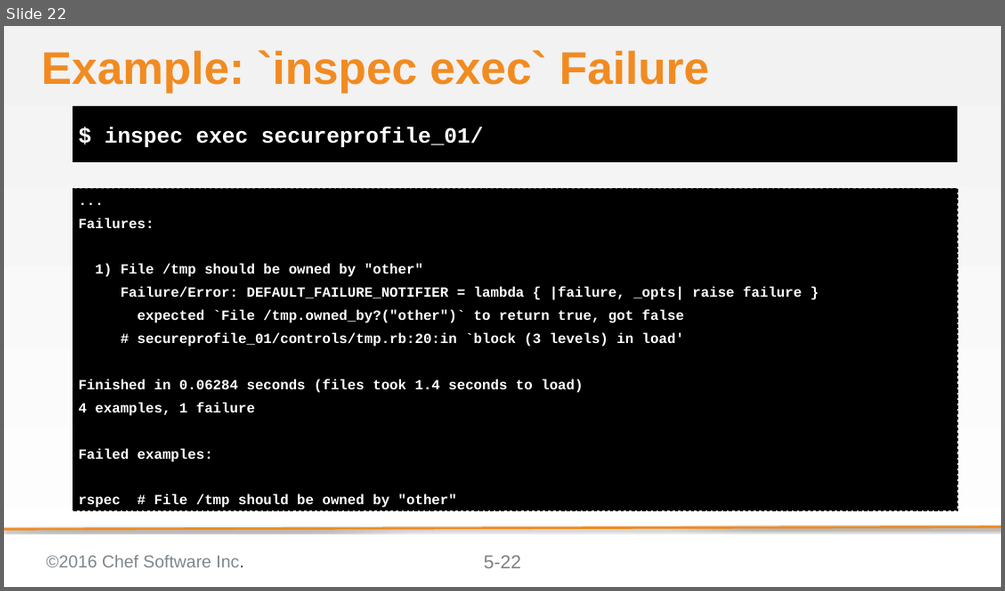
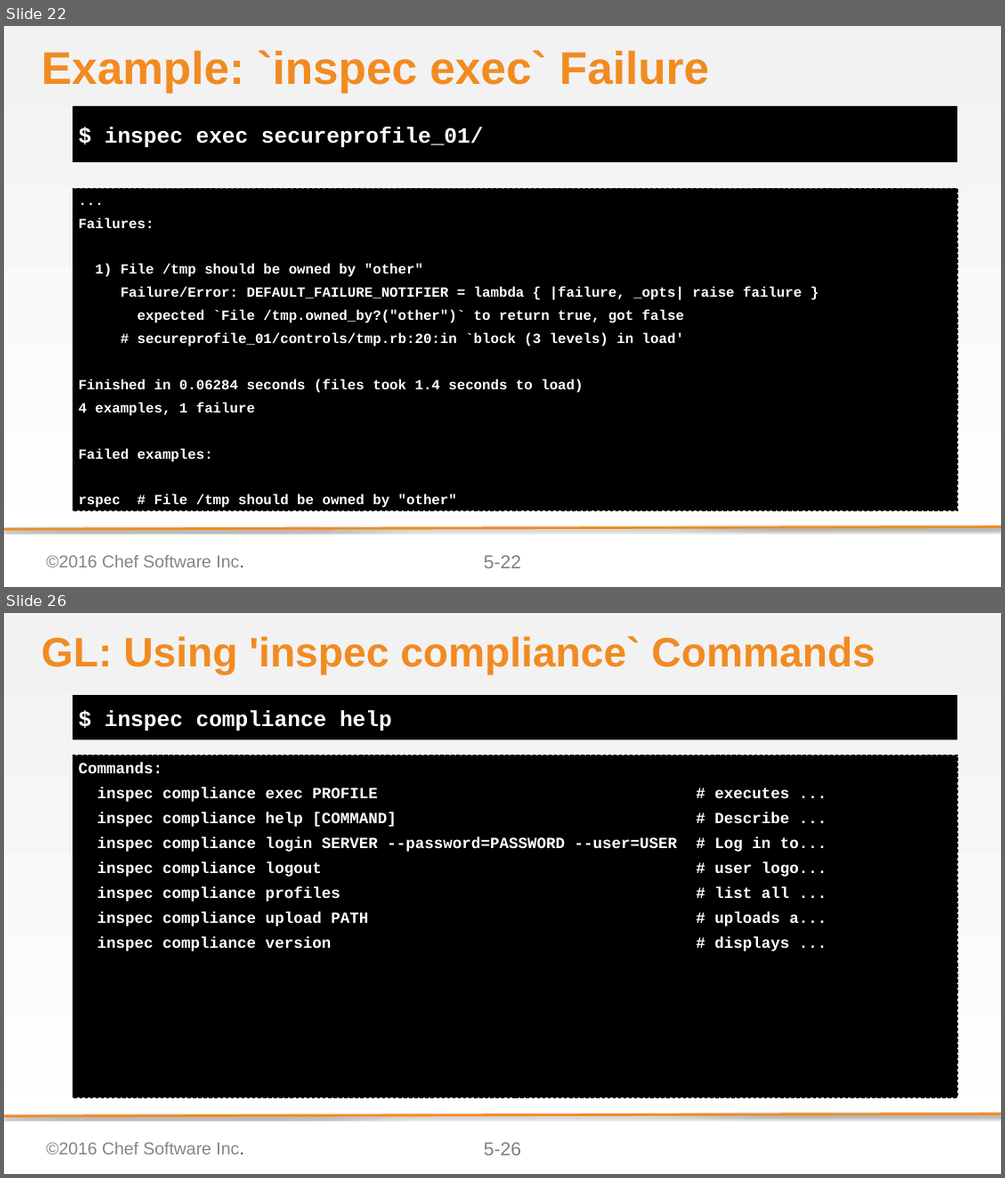
Before and after one commit to bchamby/chef-compliance-installation-configuration-operation, a slide deck: 05-creating-custom-profiles.pptx. Shown one above the other, each under a label of ours: slide 22 before the commit, slides 22 and 26 after it; the slides between them are not shown. The pictures are 1005x591 and 1005x1178 pixels, drawn with LibreOffice and Linux fonts; fonts in the diff are those of the drawing; background and template pictures are left out. Boxes give left, top, right and bottom in pixels: in the first picture for what was removed or moved away, otherwise in the second. Text is boxed around its words. In the diff, an @@ line names an element or a change of style, - is before the commit and + after.

Commit message:
Rewrote 05-creating-custom-profiles to support inspec 0.14.7. on target nodes

```diff
--- a/05-creating-custom-profiles.pptx
+++ b/05-creating-custom-profiles.pptx
@@ slide 26 added at (4,613,1001,1174), background gradient #F2F2F2 to #FFFFFF; not listed: 4 template elements that a slide beside it also shows @@
@@ title added at (41,636,874,675), 52.8 pt, text #F18B21, bold @@
+GL: Using 'inspec compliance` Commands
@@ text added at (73,695,957,739), fill #000000, 28 pt, text #FFFFFF, bold @@
+$ inspec compliance help
@@ text added at (73,755,957,1097), fill #000000, outline #000000 1 pt dashed, 20 pt, text #FFFFFF, bold @@
+Commands:
+inspec compliance exec PROFILE # executes ...
+inspec compliance help [COMMAND] # Describe ...
+inspec compliance login SERVER --password=PASSWORD --user=USER # Log in to...
+inspec compliance logout # user logo...
+inspec compliance profiles # list all ...
+inspec compliance upload PATH # uploads a...
+inspec compliance version # displays ...
```
Also in this commit, not shown: 3 slides changed, 12 other slides added.
